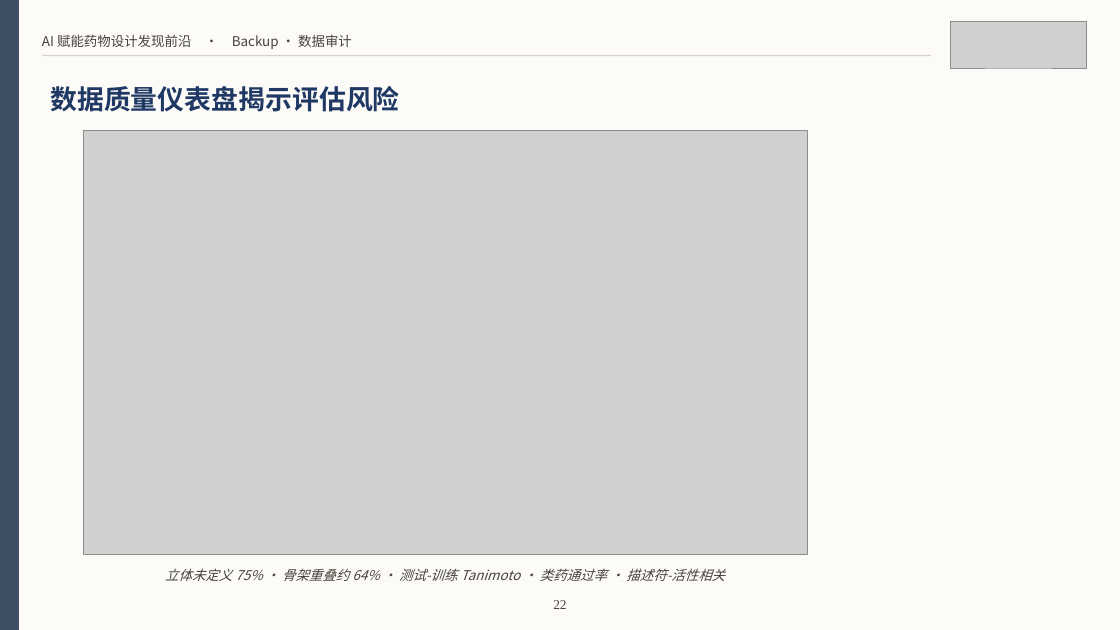
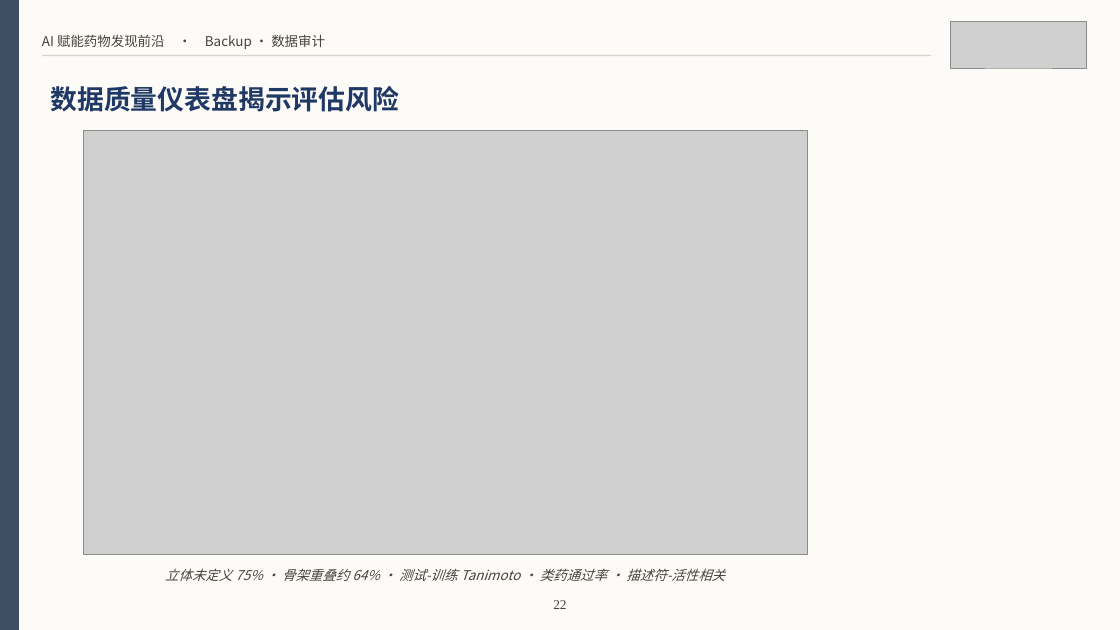
Before and after one commit to Smugpigeon/molecular-conformal-benchmark, a slide deck: slide 24 of report/课程汇报_BACE.pptx. Drawn at 1120x630 pixels with LibreOffice and Linux fonts; fonts in the diff are those of the drawing; grey boxes stand for pictures. Boxes give left, top, right and bottom in pixels: in the first picture for what was removed or moved away, otherwise in the second. Text is boxed around its words. In the diff, an @@ line names an element or a change of style, - is before the commit and + after.

```diff
--- a/report/课程汇报_BACE.pptx
+++ b/report/课程汇报_BACE.pptx
@@ text at [42, 34, 325, 49]: text changed @@
-AI 赋能药物设计发现前沿 · Backup · 数据审计
+AI 赋能药物发现前沿 · Backup · 数据审计
```
Also in this commit, not shown: 26 other slides changed, 5 other files.
